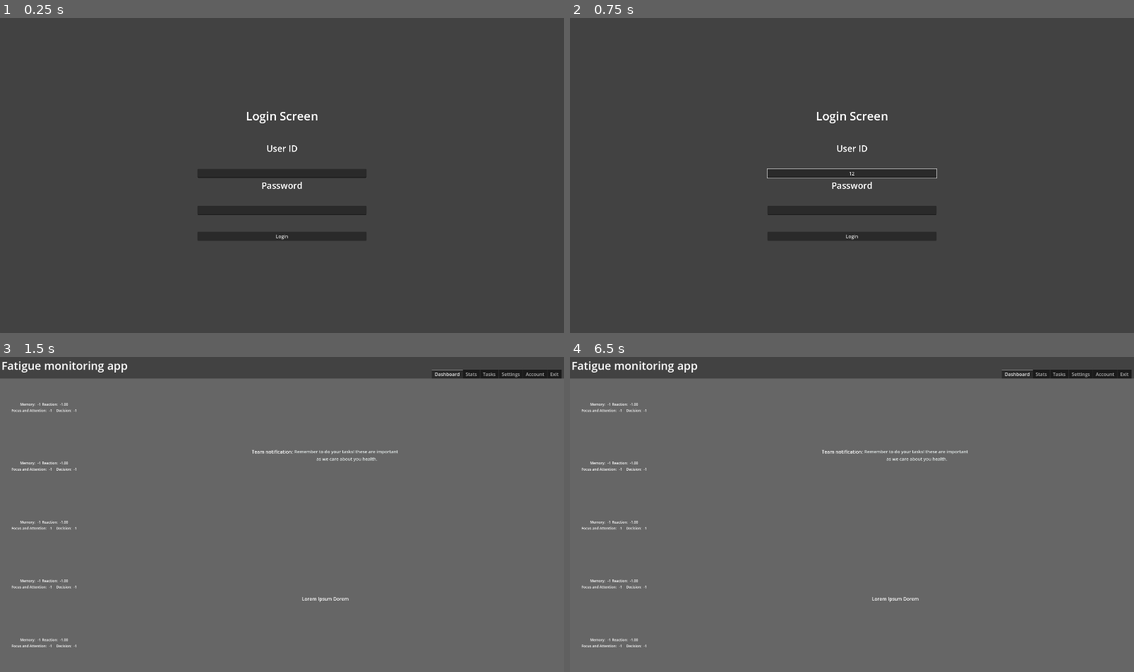
Above: before the commit, frames 1-4 (two rows, left to right).
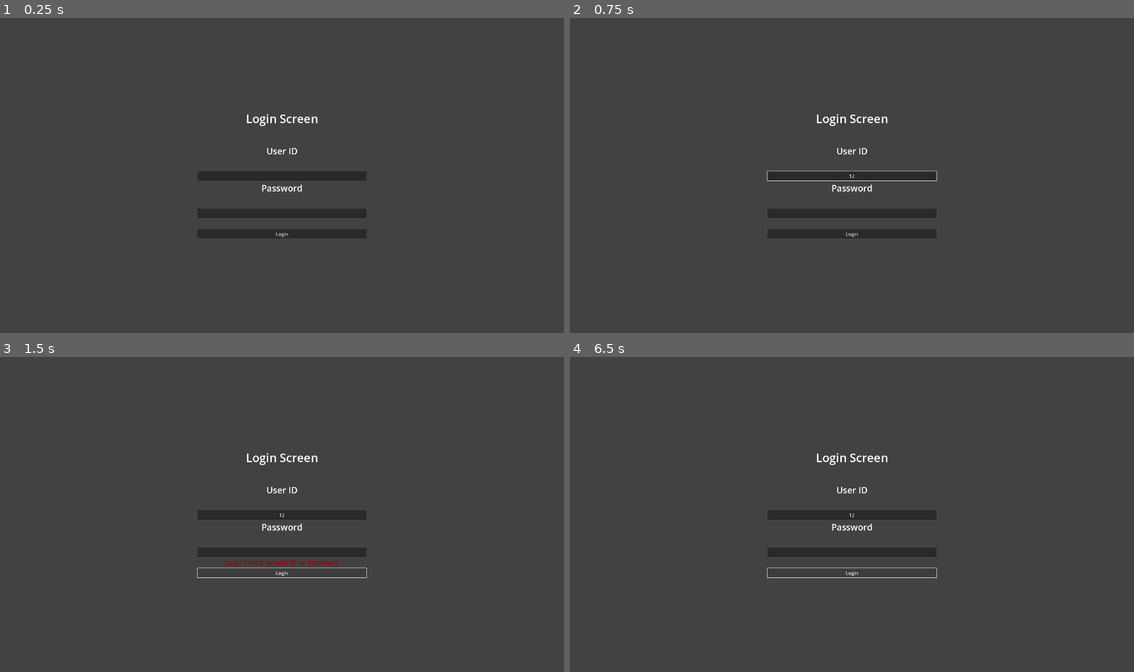
Above: after the commit, the same moments.

Repository: callumstreets21/SoftwareEngineeringDemo
Game: Godot game, scene res://Displays/LoginScreen/LoginScreen.tscn
The game is run twice, just before and just after one commit, with the same random seed, the same clock (stepped at 60 frames per second) and the same inputs. The engine's default icon, where the game draws it, is replaced by a stand-in: a white triangle on a blue panel in a dark square.
Inputs (mouse positions are in pixels of both pictures, inside the frame that each line leads up to):
- Up to frame 1 (0.25 s): no input
- Up to frame 2 (0.75 s): click (852, 172) at 0.52 s; type "12" at 0.6 s
- Up to frame 3 (1.5 s): click (282, 549) at 0.75 s; type "12" at 0.83 s; click "Login" at 1.25 s
- Up to frame 4 (6.5 s): click (852, 574) at 2 s, where only the run after the commit has a clickable "Login"; click (852, 574) at 2.75 s, where only the run after the commit has a clickable "Login"; tap Enter at 3.5, 5 s; move the mouse to (976, 498) at 3.52 s; tap 0 (InjectFakeData) every 0.75 s from 3.6 to 5.85 s; tap Space at 4.25, 5.75 s; move the mouse to (739, 530) at 4.27 s; move the mouse to (908, 445) at 5.02 s; move the mouse to (823, 577) at 5.77 s

The runs differ from the first frame. In frame 1, 0.6% of the frame differs, in the area x 35-65%, y 29-71%; in frame 2, 1.0%; in frame 3, 94%, in the area x 0-100%, y 1-100%; in frame 4, 94%.

Commit message:
Finished

Diff:
--- a/softwareengineeringdemo/Additional Scenes/task_stat.gd
+++ b/softwareengineeringdemo/Additional Scenes/task_stat.gd
@@ -15,7 +15,6 @@
 	MemScore.text = "%d" % MS
 	FAScore.text = "%d" % FAS
 	DeScore.text = "%d" % DS
-	print("RS: %f" %RS)
 	rs = RS
 	ms = MS
 	fas = FAS
--- a/softwareengineeringdemo/Displays/DisplayAccount/DisplayAccount.tscn
+++ /dev/null
@@ -1,31 +0,0 @@
-[gd_scene load_steps=5 format=3 uid="uid://bu3latxe6g46t"]
-
-[ext_resource type="Shader" uid="uid://dyr6u3sn5ymgf" path="res://Displays/DisplayTask/DisplayTask.gdshader" id="1_md2yi"]
-[ext_resource type="Texture2D" uid="uid://d2qep1xxaw7ef" path="res://Task/white-square-1.png" id="3_q23o1"]
-
-[sub_resource type="ShaderMaterial" id="ShaderMaterial_pqvxl"]
-shader = ExtResource("1_md2yi")
-
-[sub_resource type="ShaderMaterial" id="ShaderMaterial_174a5"]
-shader = ExtResource("1_md2yi")
-
-[node name="DisplayTask" type="Control"]
-layout_mode = 3
-anchor_right = 0.5
-anchor_bottom = 0.5
-
-[node name="HBoxContainer" type="HBoxContainer" parent="."]
-material = SubResource("ShaderMaterial_pqvxl")
-layout_mode = 1
-anchors_preset = 15
-anchor_right = 1.0
-anchor_bottom = 1.0
-grow_horizontal = 2
-grow_vertical = 2
-
-[node name="TextureRect" type="TextureRect" parent="HBoxContainer"]
-material = SubResource("ShaderMaterial_174a5")
-layout_mode = 2
-size_flags_horizontal = 3
-texture = ExtResource("3_q23o1")
-expand_mode = 3
--- a/softwareengineeringdemo/Displays/DisplayBase/DisplayBase.tscn
+++ b/softwareengineeringdemo/Displays/DisplayBase/DisplayBase.tscn
@@ -7,7 +7,6 @@
 [ext_resource type="PackedScene" uid="uid://cfkiuiupw6pus" path="res://Displays/DisplayDashboard/DisplayDashboard.tscn" id="3_815r1"]
 [ext_resource type="PackedScene" uid="uid://w02mv2oawevh" path="res://Displays/DisplayStats/DisplayStats.tscn" id="4_660ng"]
 [ext_resource type="PackedScene" uid="uid://diqiaahs2s3ay" path="res://Displays/DisplaySettings/DisplaySettings.tscn" id="6_n216t"]
-[ext_resource type="PackedScene" uid="uid://bu3latxe6g46t" path="res://Displays/DisplayAccount/DisplayAccount.tscn" id="7_y7nes"]
 [ext_resource type="PackedScene" uid="uid://d3y6m12rday" path="res://Displays/ExitTab/ExitTab.tscn" id="8_7570c"]
 
 [sub_resource type="ShaderMaterial" id="ShaderMaterial_g0n8s"]
@@ -61,15 +60,10 @@
 layout_mode = 2
 metadata/_tab_index = 3
 
-[node name="Account" parent="CanvasLayer/Panel/TabContainer" instance=ExtResource("7_y7nes")]
+[node name="Exit" parent="CanvasLayer/Panel/TabContainer" instance=ExtResource("8_7570c")]
 visible = false
 layout_mode = 2
 metadata/_tab_index = 4
-
-[node name="Exit" parent="CanvasLayer/Panel/TabContainer" instance=ExtResource("8_7570c")]
-visible = false
-layout_mode = 2
-metadata/_tab_index = 5
 
 [node name="Label" type="Label" parent="CanvasLayer/Panel"]
 layout_mode = 1
--- a/softwareengineeringdemo/Displays/DisplayBase/display_base.gd
+++ /dev/null
@@ -1 +0,0 @@
-extends Node2D
--- a/softwareengineeringdemo/Displays/DisplayDashboard/DisplayDashboard.tscn
+++ b/softwareengineeringdemo/Displays/DisplayDashboard/DisplayDashboard.tscn
@@ -95,11 +95,36 @@
 label_settings = SubResource("LabelSettings_gi054")
 horizontal_alignment = 1
 
-[node name="HBoxContainer2" type="HBoxContainer" parent="HBoxContainer/TextureRect/VSplitContainer"]
+[node name="VBoxContainer" type="VBoxContainer" parent="HBoxContainer/TextureRect/VSplitContainer"]
 layout_mode = 2
-size_flags_vertical = 3
 alignment = 1
 
-[node name="Label" type="Label" parent="HBoxContainer/TextureRect/VSplitContainer/HBoxContainer2"]
+[node name="Label" type="Label" parent="HBoxContainer/TextureRect/VSplitContainer/VBoxContainer"]
 layout_mode = 2
-text = "Lorem Ipsum Dorem"
+text = "Latest task stats"
+horizontal_alignment = 1
+
+[node name="Mem" type="Label" parent="HBoxContainer/TextureRect/VSplitContainer/VBoxContainer"]
+layout_mode = 2
+horizontal_alignment = 1
+
+[node name="Reac" type="Label" parent="HBoxContainer/TextureRect/VSplitContainer/VBoxContainer"]
+layout_mode = 2
+horizontal_alignment = 1
+
+[node name="FandA" type="Label" parent="HBoxContainer/TextureRect/VSplitContainer/VBoxContainer"]
+layout_mode = 2
+horizontal_alignment = 1
+
+[node name="Dec" type="Label" parent="HBoxContainer/TextureRect/VSplitContainer/VBoxContainer"]
+layout_mode = 2
+horizontal_alignment = 1
+
+[node name="Label2" type="Label" parent="HBoxContainer/TextureRect/VSplitContainer/VBoxContainer"]
+layout_mode = 2
+text = "
+
+
+
+"
+horizontal_alignment = 1
--- a/softwareengineeringdemo/Displays/DisplayDashboard/display_dashboard.gd
+++ b/softwareengineeringdemo/Displays/DisplayDashboard/display_dashboard.gd
@@ -6,6 +6,12 @@
 @onready var stats4 = $HBoxContainer/TextureRect3/VBoxContainer/TaskStat4
 @onready var stats5 = $HBoxContainer/TextureRect3/VBoxContainer/TaskStat5
 @onready var statsAll = [stats1, stats2, stats3, stats4, stats5]
+
+@onready var mem = $HBoxContainer/TextureRect/VSplitContainer/VBoxContainer/Mem
+@onready var reac = $HBoxContainer/TextureRect/VSplitContainer/VBoxContainer/Reac
+@onready var fanda = $HBoxContainer/TextureRect/VSplitContainer/VBoxContainer/FandA
+@onready var dec = $HBoxContainer/TextureRect/VSplitContainer/VBoxContainer/Dec
+
 
 func _ready() -> void:
 	refresh()
@@ -16,14 +22,16 @@
 func refresh():
 	Database.load_database()
 	var entries = Database.get_latest_entries(5)
-	for entry in entries:
-		print(entry)
 	if entries.size() > 0:
 		var counter = 0
 		for entry in entries:
-			print(entry["Reaction"])
 			statsAll[counter].set_score( float(entry["Reaction"]), entry["Memory"], entry["FandA"], entry["Decision"])
 			counter += 1
 	else:
 		for stats in statsAll:
 			stats.set_score(-1,-1,-1,-1)
+
+	reac.text = feedbackgen.FeedbackReaction(statsAll[0].rs)
+	fanda.text = feedbackgen.FeedbackFocus(statsAll[0].fas)
+	mem.text = feedbackgen.FeedbackMemory(statsAll[0].ms)
+	dec.text = feedbackgen.FeedbackDecision(statsAll[0].ds)
--- a/softwareengineeringdemo/Displays/DisplayStats/display_stats.gd
+++ b/softwareengineeringdemo/Displays/DisplayStats/display_stats.gd
@@ -36,26 +36,25 @@
 			listPos = 0
 		elif listPos < 0:
 			listPos = 4
-		print("rs: %f" %statsAll[listPos].rs)
 		reac.text = feedbackgen.FeedbackReaction(statsAll[listPos].rs)
 		fanda.text = feedbackgen.FeedbackFocus(statsAll[listPos].fas)
+		mem.text = feedbackgen.FeedbackMemory(statsAll[listPos].ms)
+		dec.text = feedbackgen.FeedbackDecision(statsAll[listPos].ds)
 		refresh()
 
 func _ready() -> void:
 	refresh()
 	reac.text = feedbackgen.FeedbackReaction(statsAll[listPos].rs)
 	fanda.text = feedbackgen.FeedbackFocus(statsAll[listPos].fas)
-
+	mem.text = feedbackgen.FeedbackMemory(statsAll[listPos].ms)
+	dec.text = feedbackgen.FeedbackDecision(statsAll[listPos].ds)
 
 func refresh():
 	Database.load_database()
 	var entries = Database.get_latest_entries(5)
-	for entry in entries:
-		print(entry)
 	if entries.size() > 0:
 		var counter = 0
 		for entry in entries:
-			print("loaded rs: %f" %entry["Reaction"])
 			statsAll[counter].set_score(entry["Reaction"], entry["Memory"], entry["FandA"], entry["Decision"])
 			counter += 1
 	else:
--- a/softwareengineeringdemo/Displays/LoginScreen/LoginScreen.tscn
+++ b/softwareengineeringdemo/Displays/LoginScreen/LoginScreen.tscn
@@ -11,6 +11,10 @@
 
 [sub_resource type="LabelSettings" id="LabelSettings_gxpps"]
 font_size = 30
+
+[sub_resource type="LabelSettings" id="LabelSettings_r7fi3"]
+font_size = 23
+font_color = Color(0.638884, 2.02149e-06, 4.81307e-07, 1)
 
 [node name="LoginScreen" type="Node2D"]
 script = ExtResource("1_6g6jg")
@@ -68,10 +72,10 @@
 secret = true
 secret_character = "#"
 
-[node name="Label4" type="Label" parent="CanvasLayer/Panel/VBoxContainer"]
+[node name="loginFail" type="Label" parent="CanvasLayer/Panel/VBoxContainer"]
 layout_mode = 2
-text = "
-"
+label_settings = SubResource("LabelSettings_r7fi3")
+horizontal_alignment = 1
 
 [node name="Button" type="Button" parent="CanvasLayer/Panel/VBoxContainer"]
 layout_mode = 2
--- a/softwareengineeringdemo/Displays/LoginScreen/login_screen.gd
+++ b/softwareengineeringdemo/Displays/LoginScreen/login_screen.gd
@@ -1,4 +1,10 @@
 extends Node2D
+
+
+@onready var ID = $CanvasLayer/Panel/VBoxContainer/LineEdit
+@onready var Pass = $CanvasLayer/Panel/VBoxContainer/LineEdit2
+@onready var loginFail = $CanvasLayer/Panel/VBoxContainer/loginFail
+
 
 func _ready():
 
@@ -8,16 +14,22 @@
 
 
 func _on_button_pressed() -> void:
-	get_tree().change_scene_to_file("res://Displays/DisplayBase/DisplayBase.tscn")
+	if ID.text == "admin" && Pass.text == "pass":
+		get_tree().change_scene_to_file("res://Displays/DisplayBase/DisplayBase.tscn")
+	else:
+		loginFail.text = "Login failed, invalid ID or Password"
+		Pass.text = ""
+		await get_tree().create_timer(5).timeout
+		loginFail.text = ""
 
 
 func _input(event: InputEvent) -> void:
 	if event.is_action("InjectFakeData"):
-		Database.add_entry(1, 0.19, 8, 5)
-		Database.add_entry(1, 0.5, 6, 5)
-		Database.add_entry(1, 0.7, 4, 5)
-		Database.add_entry(1, 1.2, 2, 5)
-		Database.add_entry(1, 6, 1, 5)
+		Database.add_entry(37, 0.19, 8, 10)
+		Database.add_entry(29, 0.5, 6, 13)
+		Database.add_entry(49, 0.7, 4, 15)
+		Database.add_entry(62, 1.2, 2, 18)
+		Database.add_entry(80, 6, 1, 23)
 
 				# Get last 5 entries
 		var recent = Database.get_latest_entries(5)
--- a/softwareengineeringdemo/Scripts/Database.gd
+++ b/softwareengineeringdemo/Scripts/Database.gd
@@ -25,7 +25,6 @@
 		var json = JSON.parse_string(content)
 		if typeof(json) == TYPE_ARRAY:
 			entries = json
-			print("loaded array, values in array: %d" % entries.size())
 		else:
 			push_error("JSON is not an array: %s" % file_path)
 
--- a/softwareengineeringdemo/Scripts/FeedbackManager.gd
+++ b/softwareengineeringdemo/Scripts/FeedbackManager.gd
@@ -43,3 +43,45 @@
 	else:
 		feedback = "Your focus seems poor today, you may be quite fatigued and need rest"
 		return feedback
+
+static func FeedbackMemory(score : int) -> String:
+	var feedback = ""
+	if score == 0:
+		feedback = "INVALID SCORE"
+		return feedback
+	if score >= 18 && score < 36:
+		feedback = "Sharp memory today! you seem incredibly alert and awake!"
+		return feedback
+	if score >= 36 && score < 50:
+		feedback = "Great memory! you seem alert and awake!"
+		return feedback
+	if score >= 50 && score < 70:
+		feedback = "Good memory! you seem decently alert today!"
+		return feedback
+	if score >=70 && score < 100:
+		feedback = "Your memory seem a little off today, maybe you need some more rest"
+		return feedback
+	else:
+		feedback = "Your memory seems poor today, you may be quite fatigued and need rest"
+		return feedback
+
+static func FeedbackDecision(score : int) -> String:
+	var feedback = ""
+	if score < 10:
+		feedback = "INVALID SCORE"
+		return feedback
+	if score >= 10 && score < 12:
+		feedback = "Sharp decision making today! you seem incredibly alert and awake!"
+		return feedback
+	if score >= 12 && score < 16:
+		feedback = "Great decision making! you seem alert and awake!"
+		return feedback
+	if score >= 16 && score < 20:
+		feedback = "Good decision making! you seem decently alert today!"
+		return feedback
+	if score >=20 && score < 24:
+		feedback = "Your decision making seem a little off today, maybe you need some more rest"
+		return feedback
+	else:
+		feedback = "Your decision making seems poor today, you may be quite fatigued and need rest"
+		return feedback
--- a/softwareengineeringdemo/Task/QuestionnaireTask/Questionnaire.tscn
+++ b/softwareengineeringdemo/Task/QuestionnaireTask/Questionnaire.tscn
@@ -1,6 +1,16 @@
-[gd_scene load_steps=2 format=3 uid="uid://cg73pbpaxk2ty"]
+[gd_scene load_steps=5 format=3 uid="uid://cg73pbpaxk2ty"]
 
 [ext_resource type="Script" uid="uid://cxdbmpor2aro4" path="res://Task/QuestionnaireTask/questionnaire.gd" id="1_tm2c8"]
+[ext_resource type="Shader" uid="uid://dyr6u3sn5ymgf" path="res://Displays/DisplayTask/DisplayTask.gdshader" id="2_3oh56"]
+
+[sub_resource type="ShaderMaterial" id="ShaderMaterial_vtx1r"]
+shader = ExtResource("2_3oh56")
+
+[sub_resource type="LabelSettings" id="LabelSettings_eo1i6"]
+font_size = 18
+font_color = Color(0.857766, 0.583373, 0.579778, 1)
+shadow_size = 2
+shadow_color = Color(0, 0, 0, 1)
 
 [node name="Questionnaire" type="Control"]
 layout_mode = 3
@@ -10,6 +20,15 @@
 grow_horizontal = 2
 grow_vertical = 2
 script = ExtResource("1_tm2c8")
+
+[node name="Panel" type="Panel" parent="."]
+material = SubResource("ShaderMaterial_vtx1r")
+layout_mode = 1
+anchors_preset = 15
+anchor_right = 1.0
+anchor_bottom = 1.0
+grow_horizontal = 2
+grow_vertical = 2
 
 [node name="HSplitContainer" type="HSplitContainer" parent="."]
 layout_mode = 1
@@ -60,6 +79,7 @@
 grow_horizontal = 2
 grow_vertical = 2
 text = "Question"
+label_settings = SubResource("LabelSettings_eo1i6")
 horizontal_alignment = 1
 vertical_alignment = 1
 
--- a/softwareengineeringdemo/Task/QuestionnaireTask/questionnaire.gd
+++ b/softwareengineeringdemo/Task/QuestionnaireTask/questionnaire.gd
@@ -71,6 +71,8 @@
 
 
 func LoadQuestion():
+	if CurrentQuestionIndex == 10:
+		return
 	CurrentQuestion = QuestionDictionary[CurrentQuestionIndex] ##the current question is the index of the dictionary
 	QuestionLabel.text = CurrentQuestion["Question"] ##assign question to label
 
@@ -94,6 +96,7 @@
 		gameended = true
 
 
+
 func OnButton1Pressed() -> void:
 	CheckAnswer(Button1.text)
 
Not shown: 1 places in softwareengineeringdemo/Displays/DisplayBase/DisplayBase.tscn that only renumber resources
Not shown, removed: softwareengineeringdemo/Displays/DisplayBase/display_base.gd.uid
Not shown: 1 places in softwareengineeringdemo/Displays/LoginScreen/LoginScreen.tscn that only renumber resources
